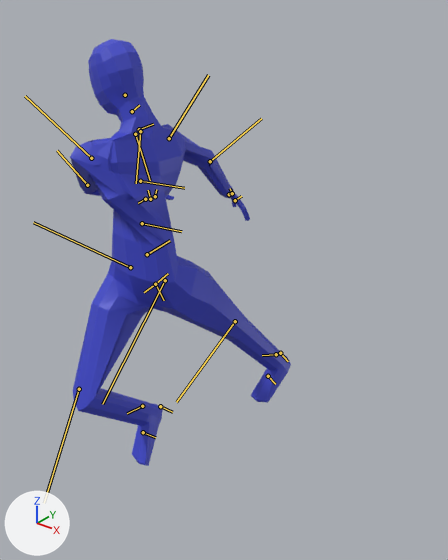
Renders of the FBX model DirectX/Resources/Fbx/player/player.fbx from each side of a commit.
One viewpoint serves both versions: a 50 mm lens placed at (1.67, -1.58, 1.91), pointed at (0.27, 0.17, 0.83). The lights are fixed; the arrows at lower left show +X, +Y and +Z. Both versions are drawn at frame 52 of the action 'metarig|Hatk1'; the numbers are the values there. The bones that bend it are drawn over the model as lines.

The first picture shows 'BaseHuman'.
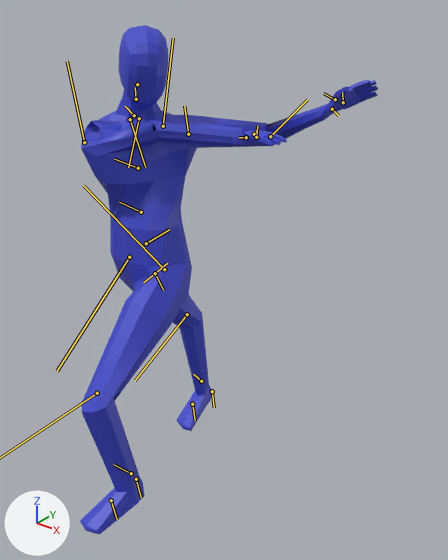
The change, as a list of edits to the scene's bpy script:
```text
Change bone_spine:
    where bone_spine = bpy.data.objects['metarig'].pose.bones['spine']
    bone_spine.location: (0.0, -0.059, -0.228) -> (0.0, -0.047, -0.181)
Change bone_spine_002:
    where bone_spine_002 = bpy.data.objects['metarig'].pose.bones['spine.002']  # child of 'spine.001'
    bone_spine_002.rotation_quaternion: (0.793, 0.0, 0.019, -0.609) -> (0.789, 0.0, -0.02, 0.614)  # degrees (-1, 2, -75) -> degrees (-1, -2, 76)
Change bone_upper_arm_l:
    where bone_upper_arm_l = bpy.data.objects['metarig'].pose.bones['upper_arm.L']  # child of 'shoulder.L'
    bone_upper_arm_l.rotation_quaternion: (0.416, 0.767, -0.231, 0.431) -> (0.999, 0.024, 0.024, 0.019)  # degrees (123, -59, 1) -> degrees (3, 3, 2)
Change bone_upper_arm_r:
    where bone_upper_arm_r = bpy.data.objects['metarig'].pose.bones['upper_arm.R']  # child of 'shoulder.R'
    bone_upper_arm_r.rotation_quaternion: (0.822, 0.126, -0.236, -0.503) -> (0.222, 0.481, 0.839, -0.124)  # degrees (27, -15, -67) -> degrees (0, 151, -60)
Change bone_thigh_l:
    where bone_thigh_l = bpy.data.objects['metarig'].pose.bones['thigh.L']  # child of 'spine'
    bone_thigh_l.rotation_quaternion: (0.892, 0.449, 0.027, 0.036) -> (0.916, -0.399, 0.045, 0.003)  # degrees (53, 1, 5) -> degrees (-47, 5, -2)
Change bone_shin_l:
    where bone_shin_l = bpy.data.objects['metarig'].pose.bones['shin.L']  # child of 'thigh.L'
    bone_shin_l.rotation_quaternion: (0.989, -0.129, 0.005, 0.078) -> (0.883, 0.452, -0.061, 0.113)  # degrees (-15, 2, 9) -> degrees (53, -12, 9)
Change bone_thigh_r:
    where bone_thigh_r = bpy.data.objects['metarig'].pose.bones['thigh.R']  # child of 'spine'
    bone_thigh_r.rotation_quaternion: (0.959, -0.283, 0.0, 0.0) -> (0.929, 0.37, 0.0, 0.0)  # degrees (-33, 0, 0) -> degrees (43, 0, 0)
Change bone_shin_r:
    where bone_shin_r = bpy.data.objects['metarig'].pose.bones['shin.R']  # child of 'thigh.R'
    bone_shin_r.rotation_quaternion: (0.781, 0.617, 0.054, -0.079) -> (0.947, -0.306, -0.036, -0.089)  # degrees (76, 10, -3) -> degrees (-35, -7, -8)
```

Where the change shows, as pixel boxes (x1, y1, x2, y2) in the pictures (448 x 560 px):
'BaseHuman', posed (35% wider, 19% taller)
    before: (70, 39, 291, 466)
    after: (80, 25, 378, 534)
bone 'spine', root to tip
    before: (155, 284) to (168, 273)
    after: (155, 273) to (167, 263)
bone 'spine.002', root to tip
    before: (142, 223) to (181, 231)
    after: (141, 212) to (119, 202)
bone 'upper_arm.L', root to tip
    before: (91, 158) to (25, 96)
    after: (188, 134) to (184, 106)
bone 'upper_arm.R', root to tip
    before: (169, 138) to (208, 75)
    after: (84, 142) to (67, 61)
bone 'thigh.L', root to tip
    before: (165, 280) to (102, 404)
    after: (164, 269) to (83, 185)
bone 'thigh.R', root to tip
    before: (130, 267) to (33, 222)
    after: (129, 257) to (57, 371)
bone 'shin.R', root to tip
    before: (79, 389) to (44, 503)
    after: (187, 314) to (135, 380)
